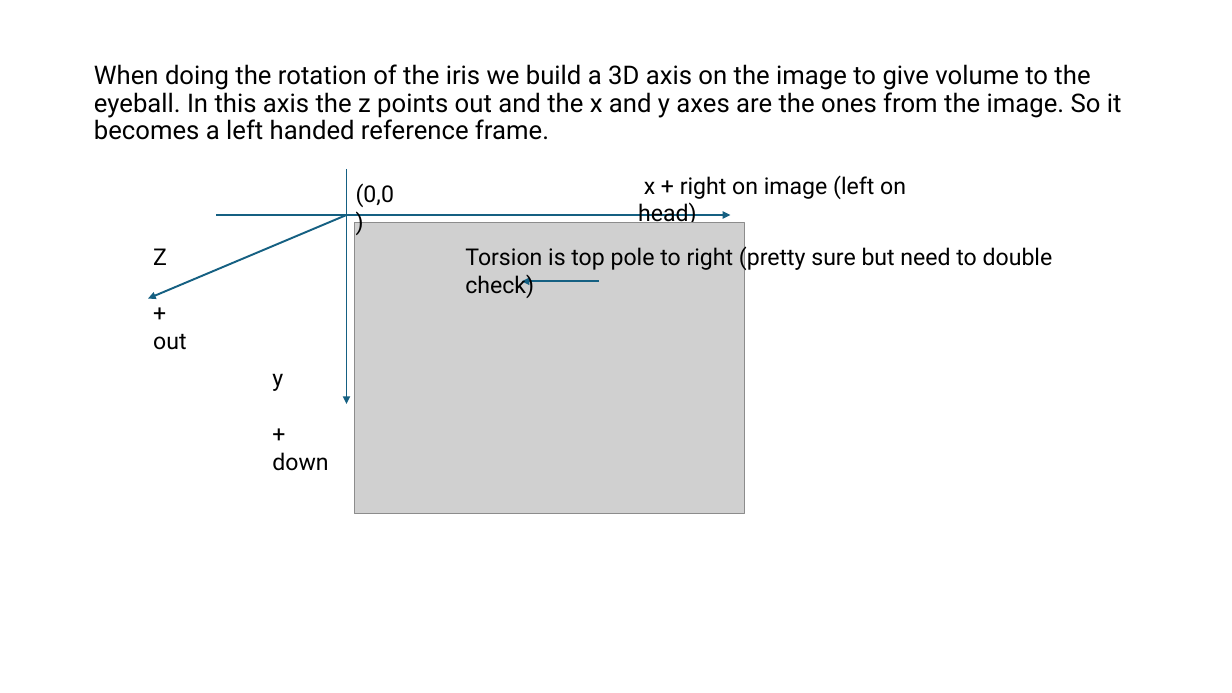
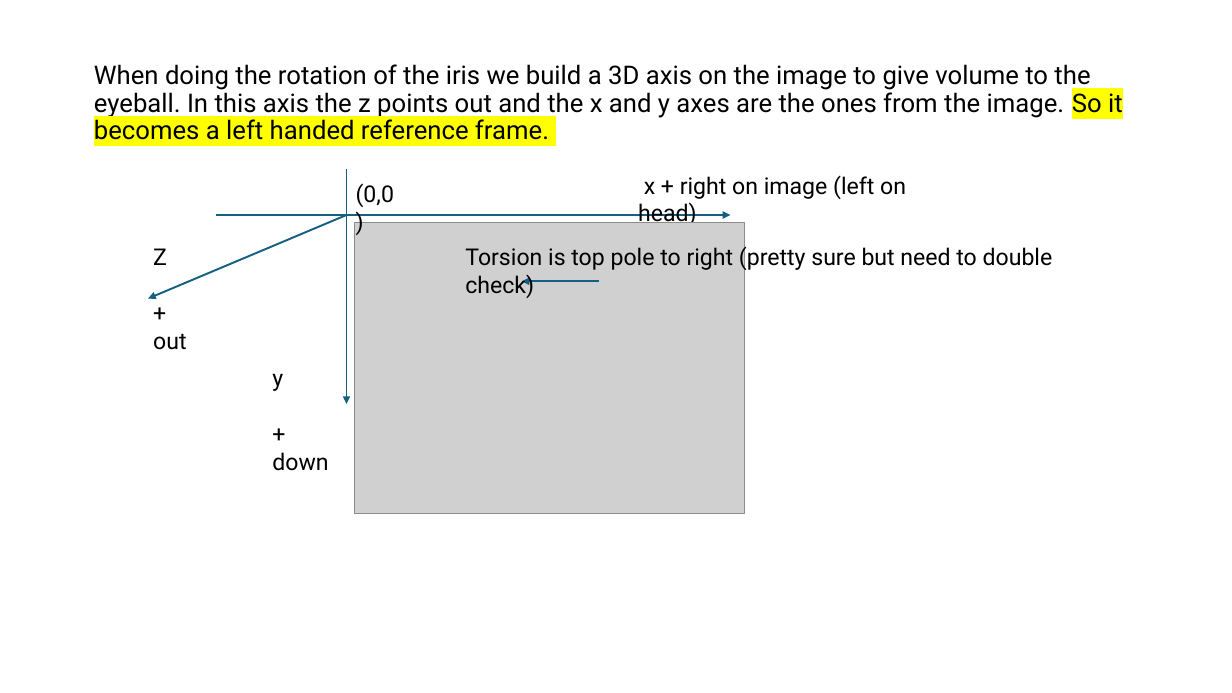
Before and after one commit to ocular-motor-lab/CalibrationTools, a slide deck: slide 6 of EyeCameraSimulation_Torsion2/TestWithOpenIrisData/CalibrationReferenceFrames.pptx (slide 5 before the commit). Drawn at 1232x693 pixels with LibreOffice and Linux fonts; fonts in the diff are those of the drawing; grey boxes stand for pictures. Boxes give left, top, right and bottom in pixels: in the first picture for what was removed or moved away, otherwise in the second. Text is boxed around its words. In the diff, an @@ line names an element or a change of style, - is before the commit and + after.

```diff
--- a/EyeCameraSimulation_Torsion2/TestWithOpenIrisData/CalibrationReferenceFrames.pptx
+++ b/EyeCameraSimulation_Torsion2/TestWithOpenIrisData/CalibrationReferenceFrames.pptx
@@ title "When doing the rotation of ..." at bbox=[94, 64, 1123, 140]: highlight none to #FFFF00 in "So it becomes a left handed reference ..." @@
```
Also in this commit, not shown: 2 slides added, 1 slide removed.
